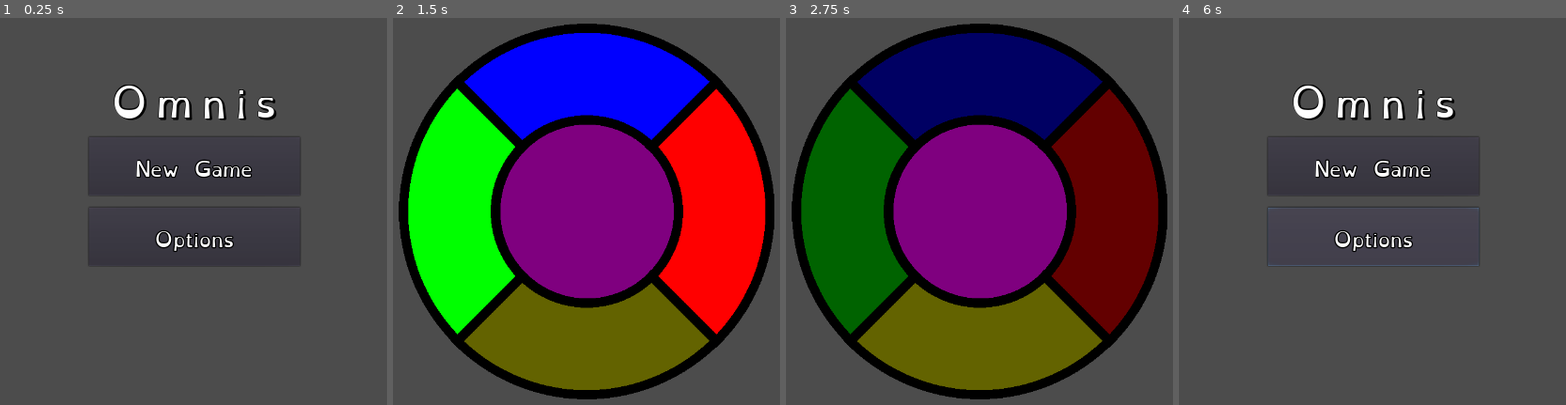
Above: before the commit, frames 1-4 (left to right).
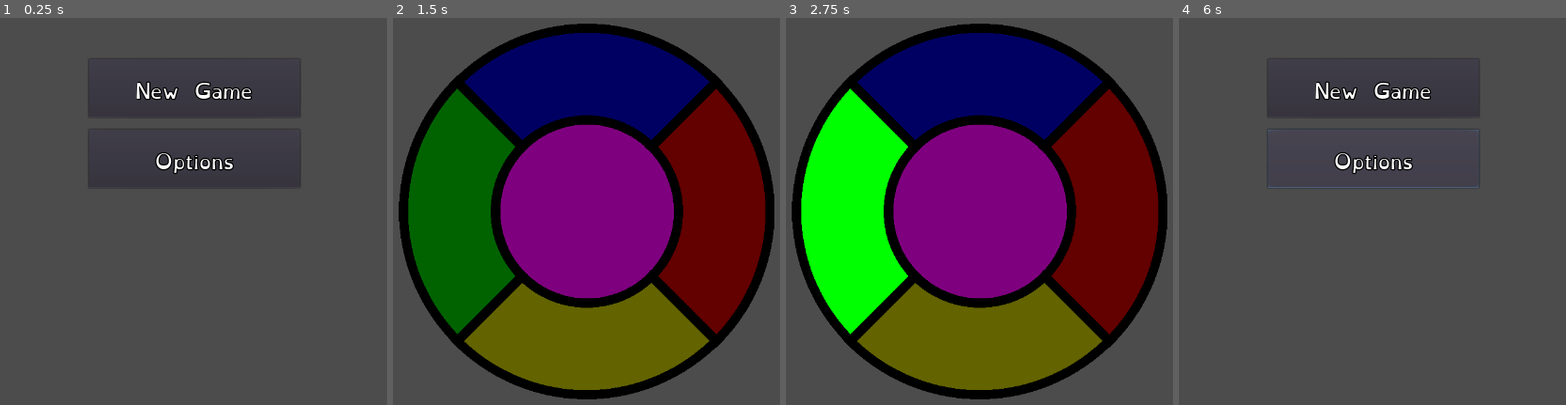
Above: after the commit, the same moments.

Repository: n-c0de-r/Omnis
Game: Godot game, scene res://scenes/TitleScreen.tscn
Same seed, same stepped clock (60 frames per second), same inputs: the game is played once before the commit and once after it.
Inputs (mouse positions are in pixels of both pictures, inside the frame that each line leads up to):
- Up to frame 1 (0.25 s): no input
- Up to frame 2 (1.5 s): click "New Game" at 0.5 s; click (586, 211) at 1.25 s
- Up to frame 3 (2.75 s): click (979, 87) at 2 s
- Up to frame 4 (6 s): click (1496, 211) at 2.75 s; click (1372, 335) at 3.5 s; click "New Game" at 4.25 s; click (1248, 211) at 5 s; click "Options" at 5.75 s

The runs differ from the first frame. In frame 1, 3.8% of the frame differs, in the area x 22-78%, y 13-64%; in frame 2, 34%, in the area x 3-97%, y 3-82%; in frame 3, 11%; in frame 4, 4.3%.

Commit message:
Tried animations with Timer
Got some advice to try Timers instead of yields.
Probably still don't get how these things work, as the animation is still not timed correctly.
Split the press simulating function into two, each with their own timers. No luck...

Diff:
--- a/scenes/Game/ColorButton.tscn
+++ b/scenes/Game/ColorButton.tscn
@@ -15,3 +15,9 @@
 texture_normal = ExtResource( 2 )
 texture_pressed = ExtResource( 1 )
 texture_click_mask = ExtResource( 3 )
+
+[node name="StartTimer" type="Timer" parent="."]
+one_shot = true
+
+[node name="EndTimer" type="Timer" parent="."]
+one_shot = true
--- a/scenes/Game/GameScreen.tscn
+++ b/scenes/Game/GameScreen.tscn
@@ -32,7 +32,15 @@
 
 [node name="TxtBtn_GREEN" parent="." instance=ExtResource( 3 )]
 
+[node name="Timer" type="Timer" parent="."]
+one_shot = true
+
+[node name="Timer2" type="Timer" parent="."]
+one_shot = true
+
 [connection signal="button_up" from="TxtBtn_BLUE" to="." method="_on_TxtBtn_BLUE_button_up"]
 [connection signal="button_up" from="TxtBtn_RED" to="." method="_on_TxtBtn_RED_button_up"]
 [connection signal="button_up" from="TxtBtn_YELLOW" to="." method="_on_TxtBtn_YELLOW_button_up"]
 [connection signal="button_up" from="TxtBtn_GREEN" to="." method="_on_TxtBtn_GREEN_button_up"]
+[connection signal="timeout" from="Timer" to="." method="_on_Timer_timeout"]
+[connection signal="timeout" from="Timer2" to="." method="_on_Timer2_timeout"]
--- a/scenes/TitleScreen.tscn
+++ b/scenes/TitleScreen.tscn
@@ -21,6 +21,7 @@
 margin_bottom = 260.0
 
 [node name="Label" type="Label" parent="VBox_Menu"]
+visible = false
 margin_right = 944.0
 margin_bottom = 128.0
 size_flags_vertical = 1
@@ -34,9 +35,8 @@
 valign = 1
 
 [node name="HBoxContainer" type="HBoxContainer" parent="VBox_Menu"]
-margin_top = 132.0
 margin_right = 944.0
-margin_bottom = 352.0
+margin_bottom = 220.0
 alignment = 1
 
 [node name="VBox_Buttons" type="VBoxContainer" parent="VBox_Menu/HBoxContainer"]
--- a/scripts/GameScreen.gd
+++ b/scripts/GameScreen.gd
@@ -2,15 +2,21 @@
 
 # Constants to use
 enum btnNames {NONE, BLUE, RED, YELLOW, GREEN}
-const fullCols: Array = [Color.transparent, Color.blue, Color.red, Color.yellow, Color.green]
-const halfCols: Array = [Color.transparent, Color.darkblue, Color.darkred, Color.darkgoldenrod, Color.darkgreen]
+# Old attempt in animation with self modulation, might need again or delete later!
+#const fullCols: Array = [Color.transparent, Color.blue, Color.red, Color.yellow, Color.green]
+#const halfCols: Array = [Color.transparent, Color.darkblue, Color.darkred, Color.darkgoldenrod, Color.darkgreen]
 
 # Game loop variables
-var moveList: Array = [1, 2, 4]
+var checkPoint: int = 0
+var playerChoice: int = 0
 var isGameOver: bool = false
 var isPlayerTurn: bool = false
-var playerChoice: int = 0
-var checkPoint: int = 0
+
+var moveList: Array = [1, 2, 4]
+var nextButton: TextureButton
+
+onready var timer1: Timer = $Timer
+onready var timer2: Timer = $Timer2
 
 # Called when the node enters the scene tree for the first time.
 func _ready():
@@ -25,7 +31,7 @@
 			getNextColor()
 	else:
 		if(Input.is_action_just_pressed("ui_accept")):
-			resetGame()
+			resetGame() # not implemented yet
 
 
 # Custom functions in alphabetical order
@@ -75,13 +81,18 @@
 # Play the guess list visually to the player
 func playList():
 	var s: String
+	# Just for gebugging to see the current order
 	var list: String = "Round " + str(moveList.size()) + ":"
 
 	for c in moveList:
+		# Gets the next button in order to simulate
 		s = btnNames.keys()[c]
-		simulatePress(s)
+		nextButton = get_node("TxtBtn_%s" % s)
+		timer1.start(1)
+
+		# debugging, delete later
 		list += " " + s
-
+	# debugging, delete later
 	print(list)
 
 	isPlayerTurn = !isPlayerTurn
@@ -94,28 +105,21 @@
 	isPlayerTurn = false
 
 
-# Simulates a button press visually to the player
-func simulatePress(s: String):
-	var b: bool = true
-	var btn: TextureButton
+# Simulate mouse down on the button by changing
+# it's state. Texture takes care of the visuals
+func simulatePress(btn: TextureButton):
+	# Simulates a button press visually to the player
+	btn.set_toggle_mode(true)
+	btn.set_pressed_no_signal(true)
+	timer2.start(2)
 
-	btn = get_node("TxtBtn_%s" % s)
 
-	# Simulate mouse down on the button by changing
-	# it's state. Texture takes care of the visuals
-	btn.set_toggle_mode(b)
-	btn.set_pressed_no_signal(b)
-
-	# Wait a second
-	yield(get_tree().create_timer(1.0), "timeout")
-
+# Simulate mouse down on the button by changing
+# it's state. Texture takes care of the visuals
+func simulateRelease(btn: TextureButton):
 	# Simulate mouse released on the button just visually
-	btn.set_pressed_no_signal(!b)
-	btn.set_toggle_mode(!b)
-
-	# Doesn't work yet should wait till the next "press"
-	# But it skips to the next loop iteration
-	# yield(get_tree().create_timer(1.0), "timeout")
+	btn.set_pressed_no_signal(false)
+	btn.set_toggle_mode(false)
 
 
 # Signal callbacks
@@ -130,3 +134,9 @@
 
 func _on_TxtBtn_GREEN_button_up():
 	Input.action_press("ui_left")
+
+func _on_Timer_timeout():
+	simulatePress(nextButton)
+
+func _on_Timer2_timeout():
+	simulateRelease(nextButton)
--- a/scripts/TitleScreen.gd
+++ b/scripts/TitleScreen.gd
@@ -1,10 +1,4 @@
 extends Control
-
-
-# Declare member variables here. Examples:
-# var a = 2
-# var b = "text"
-
 
 # Called when the node enters the scene tree for the first time.
 func _ready():
